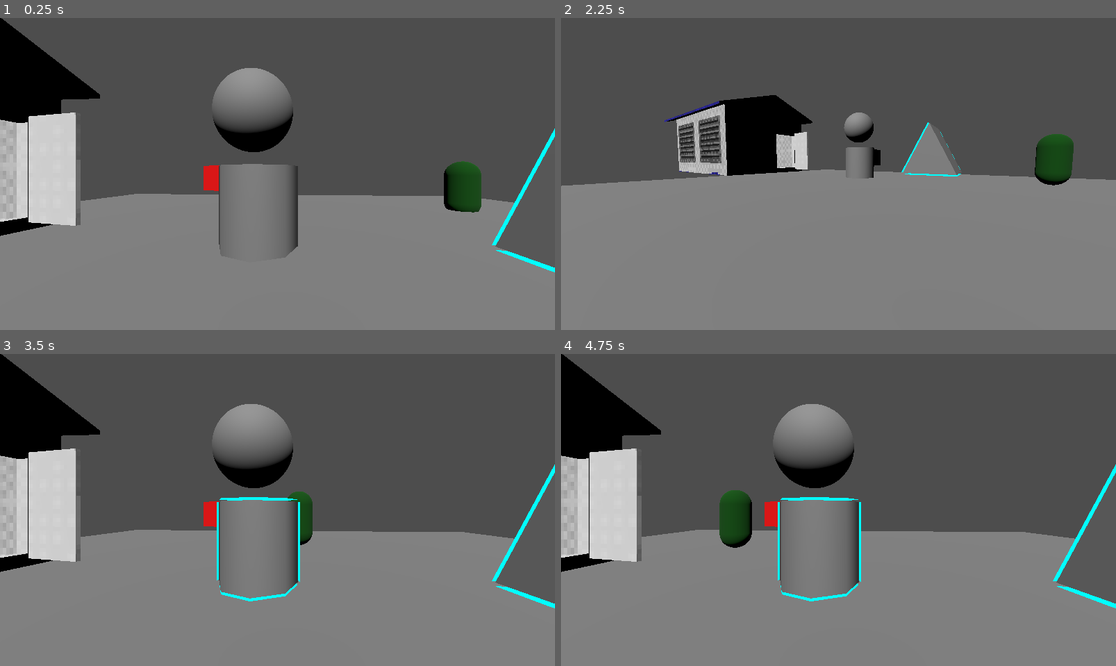
Above: before the commit, frames 1-4 (two rows, left to right).
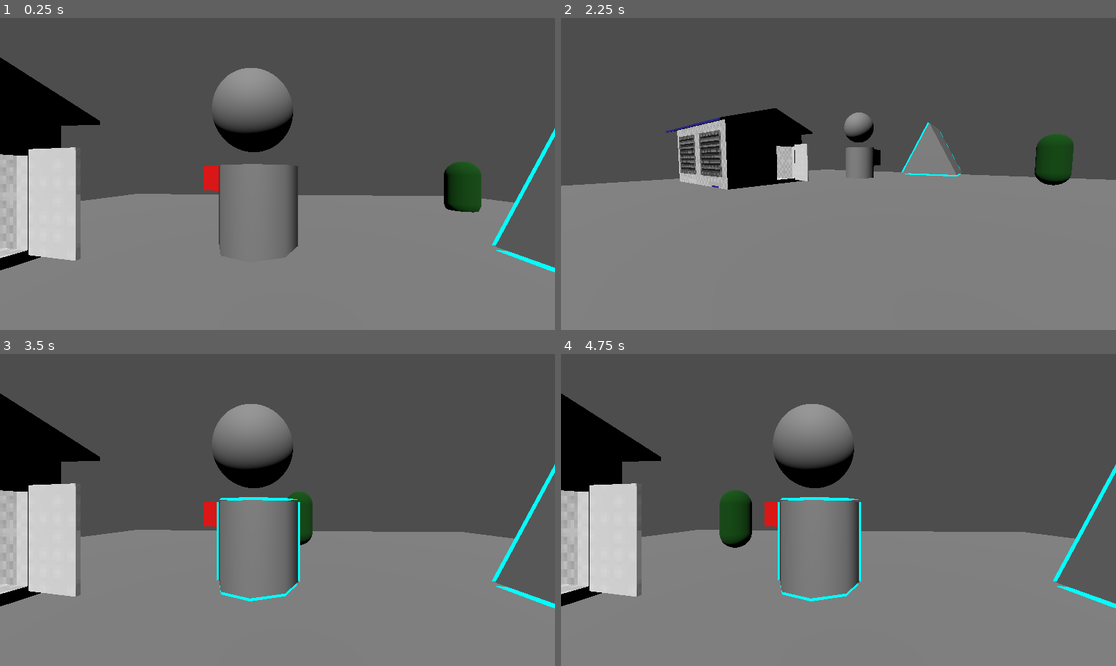
Above: after the commit, the same moments.

Repository: ZuzAser80/pstu_game
Game: Godot game, scene res://scenes/main.tscn
The game is run twice, just before and just after one commit, with the same random seed, the same clock (stepped at 60 frames per second) and the same inputs.
Inputs (mouse positions are in pixels of both pictures, inside the frame that each line leads up to):
- Up to frame 1 (0.25 s): no input
- Up to frame 2 (2.25 s): tap Enter at 0.5 s; move the mouse to (960, 158) at 0.52 s; hold D (move_right) 0.53-1.28 s; tap E at 0.6, 1.35, 2.1 s; click (960, 158) at 0.67 s; move the mouse to (810, 174) at 1.27 s; hold W (move_forward) 1.28-2.03 s; tap Space at 2 s; move the mouse to (894, 105) at 2.02 s; hold D (move_right) from 2.03 s (still down)
- Up to frame 3 (3.5 s): move the mouse to (271, 516) at 2.77 s; release D (move_right) at 2.78 s; hold W (move_forward) from 2.78 s (still down); tap E at 2.85 s; click (271, 516) at 2.92 s
- Up to frame 4 (4.75 s): move the mouse to (1005, 556) at 3.52 s; release W (move_forward) at 3.53 s; hold A (move_left) 3.53-4.28 s; tap E at 3.6, 4.35 s; move the mouse to (794, 506) at 4.27 s; hold W (move_forward) from 4.28 s (still down)

The runs differ from the first frame. In frame 1, 5.2% of the frame differs, in the area x 0-19%, y 0-81%; in frame 2, 3.2%; in frame 3, 5.2%; in frame 4, 5.2%.

Commit message:
updating states, will have to do assets soon :skull:

Diff:
--- a/scenes/main.tscn
+++ b/scenes/main.tscn
@@ -66,6 +66,8 @@
 
 [sub_resource type="CapsuleMesh" id="CapsuleMesh_dp3eg"]
 
+[sub_resource type="BoxShape3D" id="BoxShape3D_gqmmt"]
+
 [node name="Node3D" type="Node3D" unique_id=553121940]
 script = ExtResource("1_tefeu")
 highlightables = Dictionary[NodePath, NodePath]({
@@ -236,6 +238,8 @@
 [node name="FreeroamController" type="CharacterBody3D" parent="." unique_id=900121344]
 process_mode = 4
 transform = Transform3D(1, 0, 0, 0, 1, 0, 0, 0, 1, 0, 1.95737, 5.0457587)
+collision_layer = 9
+collision_mask = 9
 script = ExtResource("15_jkv2x")
 metadata/_custom_type_script = "uid://bx6ago02thqfp"
 
@@ -286,7 +290,14 @@
 transform = Transform3D(1, 0, 0, 0, 1, 0, 0, 0, 1, -2.4279175, 0, -5.071122)
 
 [node name="budka" parent="." unique_id=1432285661 instance=ExtResource("20_gqmmt")]
-transform = Transform3D(0.8, 0, 0, 0, 0.8, 0, 0, 0, 0.8, -6.582837, -0.27379513, -0.0743351)
+transform = Transform3D(0.8, 0, 0, 0, 0.8, 0, 0, 0, 0.8, -6.582837, -0.76267326, -0.0743351)
+
+[node name="StaticBody3D" type="StaticBody3D" parent="budka" unique_id=1394747178]
+transform = Transform3D(0.8708108, 0.49161828, 0, -0.49161828, 0.8708108, 0, 0, 0, 1, 3.1690297, 0.95919156, -1.0683589)
+
+[node name="CollisionShape3D" type="CollisionShape3D" parent="budka/StaticBody3D" unique_id=351365743]
+transform = Transform3D(1, -5.9604645e-08, 0, 5.9604645e-08, 1, 0, 0, 0, 0.99999964, 0.56412745, -0.16019583, 0)
+shape = SubResource("BoxShape3D_gqmmt")
 
 [connection signal="on_broken" from="SubViewport2" to="DirectionalLight3D" method="_refresh"]
 [connection signal="on_broken" from="SubViewport" to="DirectionalLight3D" method="_refresh"]
--- a/scripts/entity/ai_base.gd
+++ b/scripts/entity/ai_base.gd
@@ -9,10 +9,12 @@
 
 @export var current_room : Room;
 @export var detection_radius : float;
+@export var detection_timer_wait : int;
 @export var anim : AnimationPlayer;
 
 @onready var idle_timer : Timer = $IdleTimer;
 @onready var nav_agent : NavigationAgent3D = $NavigationAgent3D;
+@onready var state_machine : StateMachine = $NavigationAgent3D/StateMachine;
 
 var target_room : Room;
 var physics_delta : float;
--- a/scripts/entity/ai_state.gd
+++ b/scripts/entity/ai_state.gd
@@ -2,11 +2,13 @@
 
 class_name State;
 
-const IDLE = "IdleState"
-const ATTACK = "AttackState"
-const ADVANCE = "AdvanceState"
-const CHASE = "ChaseState"
-const INVESTIGATE = "InvestigateState"
+static var IDLE = "IdleState"
+static var ATTACK = "AttackState"
+static var ADVANCE = "AdvanceState"
+static var CHASE = "ChaseState"
+static var INVESTIGATE = "InvestigateState"
+
+var state_name := "";
 
 var ai_base : AI_Base;
 
--- a/scripts/entity/states/advance_state.gd
+++ b/scripts/entity/states/advance_state.gd
@@ -1,4 +1,7 @@
 class_name AdvanceState extends State
+
+func _ready() -> void:
+	state_name = ADVANCE;
 
 func enter(_char_reference : AI_Base):
 	super.enter(_char_reference)
--- a/scripts/entity/states/attack_state.gd
+++ b/scripts/entity/states/attack_state.gd
@@ -1,4 +1,7 @@
 class_name AttackState extends State
+
+func _ready() -> void:
+	state_name = ATTACK;
 
 func enter(_char_reference : AI_Base):
 	super.enter(_char_reference)
--- a/scripts/entity/states/chase_state.gd
+++ b/scripts/entity/states/chase_state.gd
@@ -1,10 +1,34 @@
-extends State
+class_name ChaseState extends State
+
+var timer : Timer;
 
 
 func _ready() -> void:
-	pass # Replace with function body.
+	state_name = CHASE;
 
+func enter(_char_reference : AI_Base):
+	super.enter(_char_reference)
+	activate()
+	timer = Timer.new()
+	timer.wait_time = ai_base.detection_timer_wait;
+	timer.start()
+	timer.timeout.connect(activate)
 
-# Called every frame. 'delta' is the elapsed time since the previous frame.
-func _process(delta: float) -> void:
-	pass
+func activate() -> void:
+
+	var space_state: PhysicsDirectSpaceState3D = ai_base.get_world_3d().direct_space_state
+	var query = PhysicsShapeQueryParameters3D.new()
+	query.shape = SphereShape3D.new()
+	query.shape.radius = ai_base.detection_radius
+	#query.transform = global_transform
+	query.collision_mask = 4
+
+	var results: Array[Dictionary] = space_state.intersect_shape(query)
+	for result in results:
+		var collider = result.get("collider")
+		if collider is FreeroamController:
+			print("::::::")
+			pass
+
+func exit() -> void:
+	timer.timeout.disconnect(activate)
--- a/scripts/entity/states/idle_state.gd
+++ b/scripts/entity/states/idle_state.gd
@@ -1,6 +1,8 @@
 class_name IdleState extends State
 
-# Called when the node enters the scene tree for the first time.
+func _ready() -> void:
+	state_name = IDLE;
+
 func enter(_char_reference : AI_Base):
 	super.enter(_char_reference)
 	print("idle entered")
--- a/scripts/entity/states/investigate_state.gd
+++ b/scripts/entity/states/investigate_state.gd
@@ -1,5 +1,7 @@
 class_name InvestigateState extends State
 
+func _ready() -> void:
+	state_name = INVESTIGATE;
 
 func enter(_char_reference : AI_Base):
 	super.enter(_char_reference);
--- a/scripts/misc/distraction.gd
+++ b/scripts/misc/distraction.gd
@@ -2,21 +2,14 @@
 
 @export var room: Room
 @export var radius: float = 5.0
-@export var one_shot: bool = true
-
-var _triggered: bool = false
-
 
 func _ready() -> void:
 	if room == null:
 		room = _find_parent_room()
 
 func activate() -> void:
-	if _triggered and one_shot:
-		return
 	if room == null:
 		return
-	_triggered = true
 
 	var space_state: PhysicsDirectSpaceState3D = get_world_3d().direct_space_state
 	var query = PhysicsShapeQueryParameters3D.new()
@@ -33,9 +26,9 @@
 
 
 func _lure_enemy(enemy: AI_Base) -> void:
-	enemy.target_room = room
-	var state_machine: StateMachine = enemy.get_node("NavigationAgent3D/StateMachine")
-	state_machine._transition_to_state("InvestigateState")
+	if enemy.state_machine.current_state.state_name != State.CHASE:
+		enemy.target_room = room
+		enemy.state_machine._transition_to_state(State.INVESTIGATE)
 
 
 func _find_parent_room() -> Room:
Binary file added: models/environment/Untitled.glb
Not shown, added: models/environment/Untitled.glb.import
Binary file added: models/environment/Untitled_budka.png
Not shown, added: models/environment/Untitled_budka.png.import
